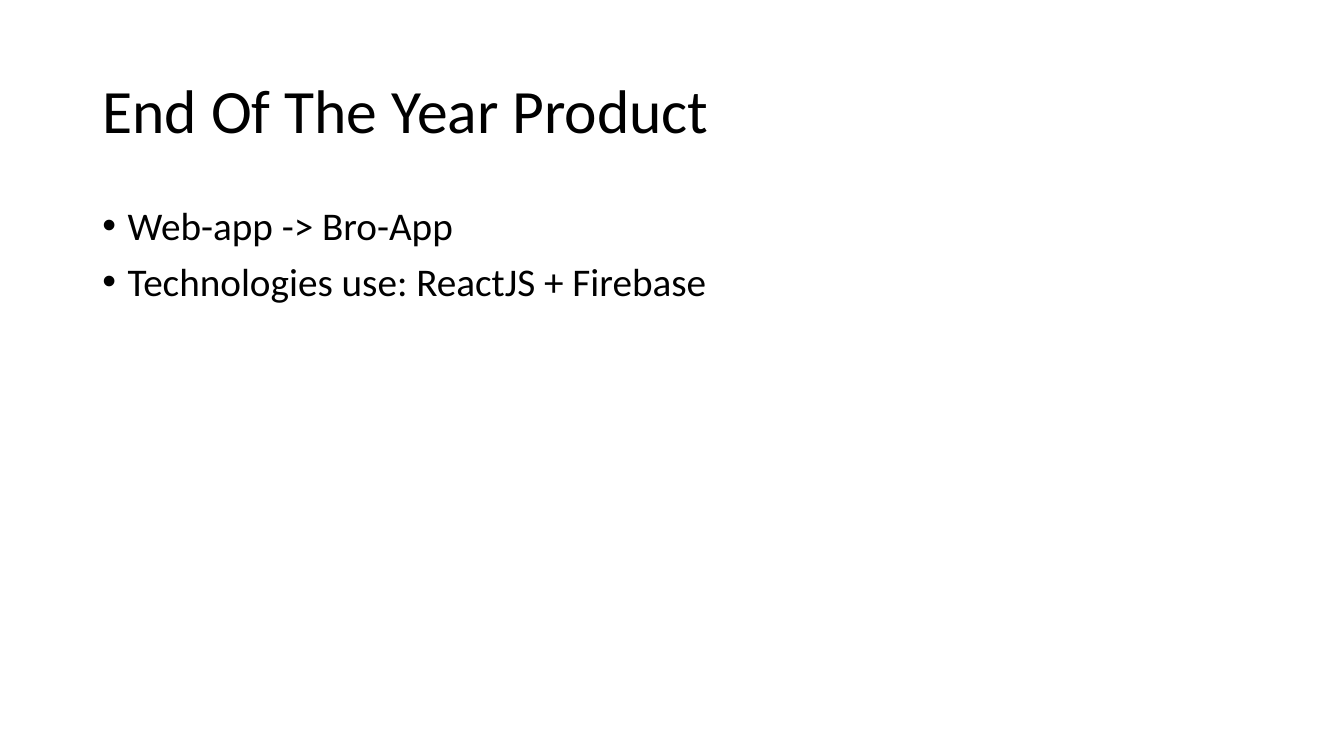
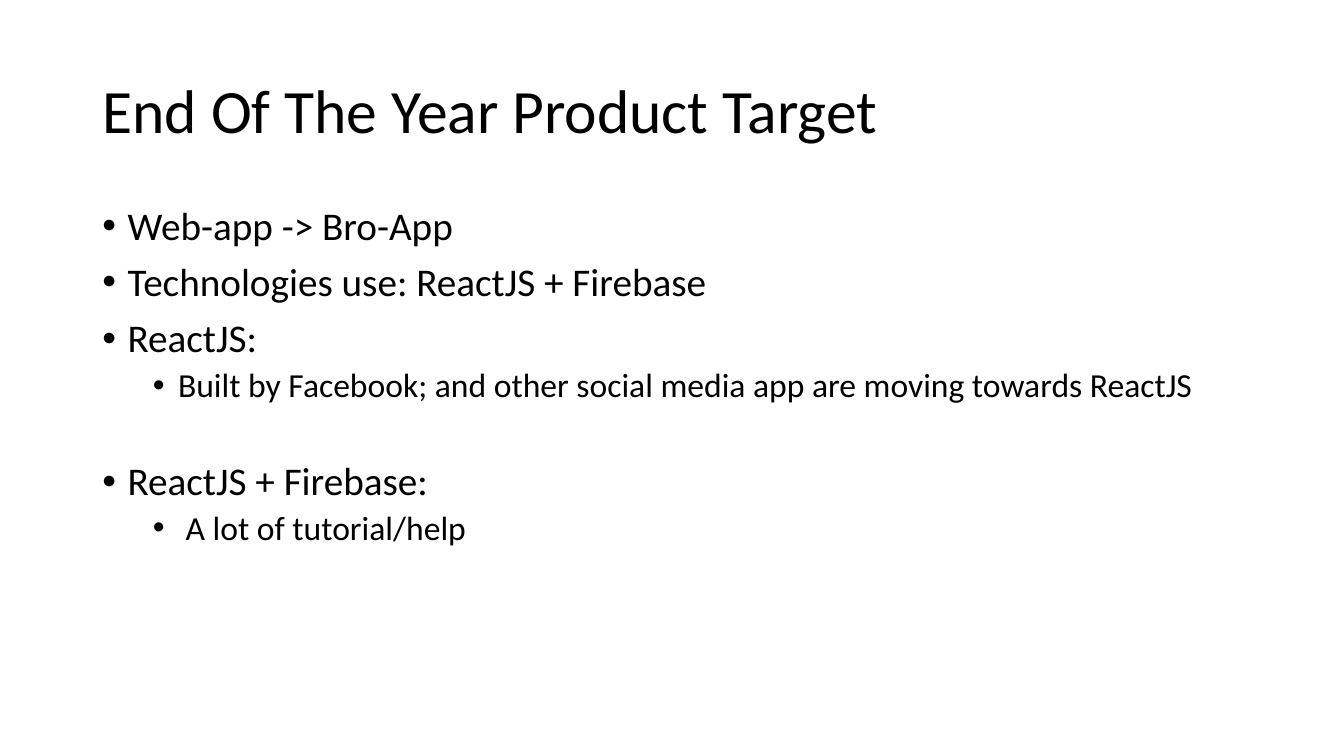
Before and after one commit to AjayaRai/bro-online, a slide deck: slide 4 of Challenge Week/Challenge Week Presentation.pptx (slide 2 before the commit). Drawn at 1344x756 pixels with LibreOffice and Linux fonts; fonts in the diff are those of the drawing. Boxes give left, top, right and bottom in pixels: in the first picture for what was removed or moved away, otherwise in the second. Text is boxed around its words. In the diff, an @@ line names an element or a change of style, - is before the commit and + after.

Commit message:
Make CW Presentation better

```diff
--- a/Challenge Week/Challenge Week Presentation.pptx
+++ b/Challenge Week/Challenge Week Presentation.pptx
@@ title at (102,90,877,144): text changed @@
-End Of The Year Product
+End Of The Year Product Target
@@ text at (128,326,1192,546): paragraphs added @@
+• ReactJS:
+  • Built by Facebook; and other social media app are moving towards ReactJS
+• ReactJS + Firebase:
+  • A lot of tutorial/help
```
Also in this commit, not shown: 2 other slides changed, 1 slide added, 1 slide removed, 1 other file.
